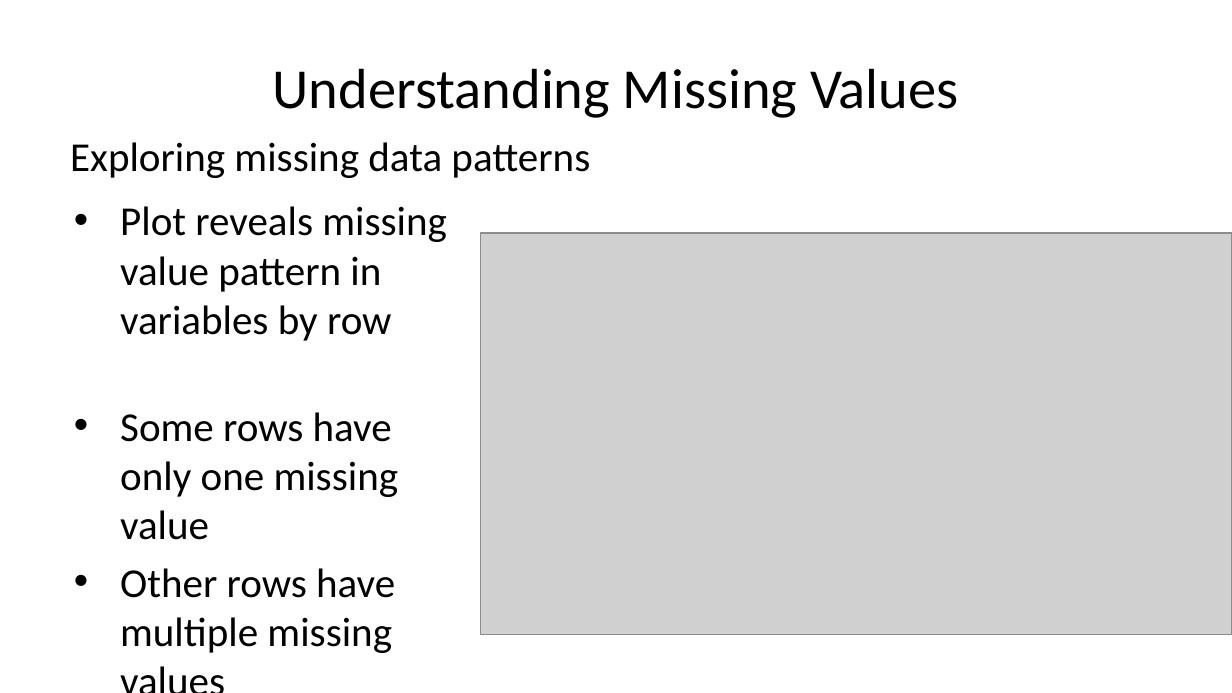
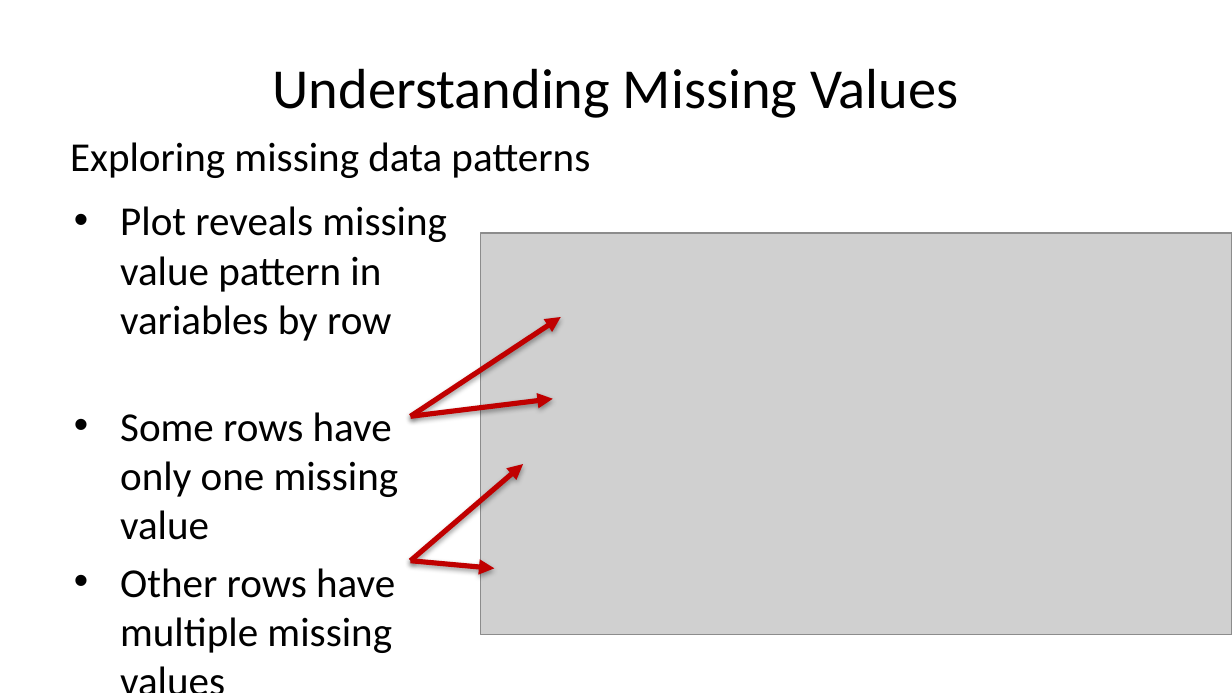
Before and after one commit to StephenElston/CSCI-E-83, a slide deck: slide 60 of LectureSlides/11_ModelsForMessyData.pptx (slide 58 before the commit). Drawn at 1232x693 pixels with LibreOffice and Linux fonts; fonts in the diff are those of the drawing; grey boxes stand for pictures. Boxes give left, top, right and bottom in pixels: in the first picture for what was removed or moved away, otherwise in the second. Text is boxed around its words. In the diff, an @@ line names an element or a change of style, - is before the commit and + after.

```diff
--- a/LectureSlides/11_ModelsForMessyData.pptx
+++ b/LectureSlides/11_ModelsForMessyData.pptx
@@ arrow added from (410, 416) to (561, 317), #C00000 3 pt @@
@@ arrow added from (410, 416) to (553, 399), #C00000 3 pt @@
@@ arrow added from (410, 561) to (524, 464), #C00000 3 pt @@
@@ arrow added from (410, 561) to (494, 568), #C00000 3 pt @@
```
Also in this commit, not shown: 5 other slides changed, 4 slides added.
